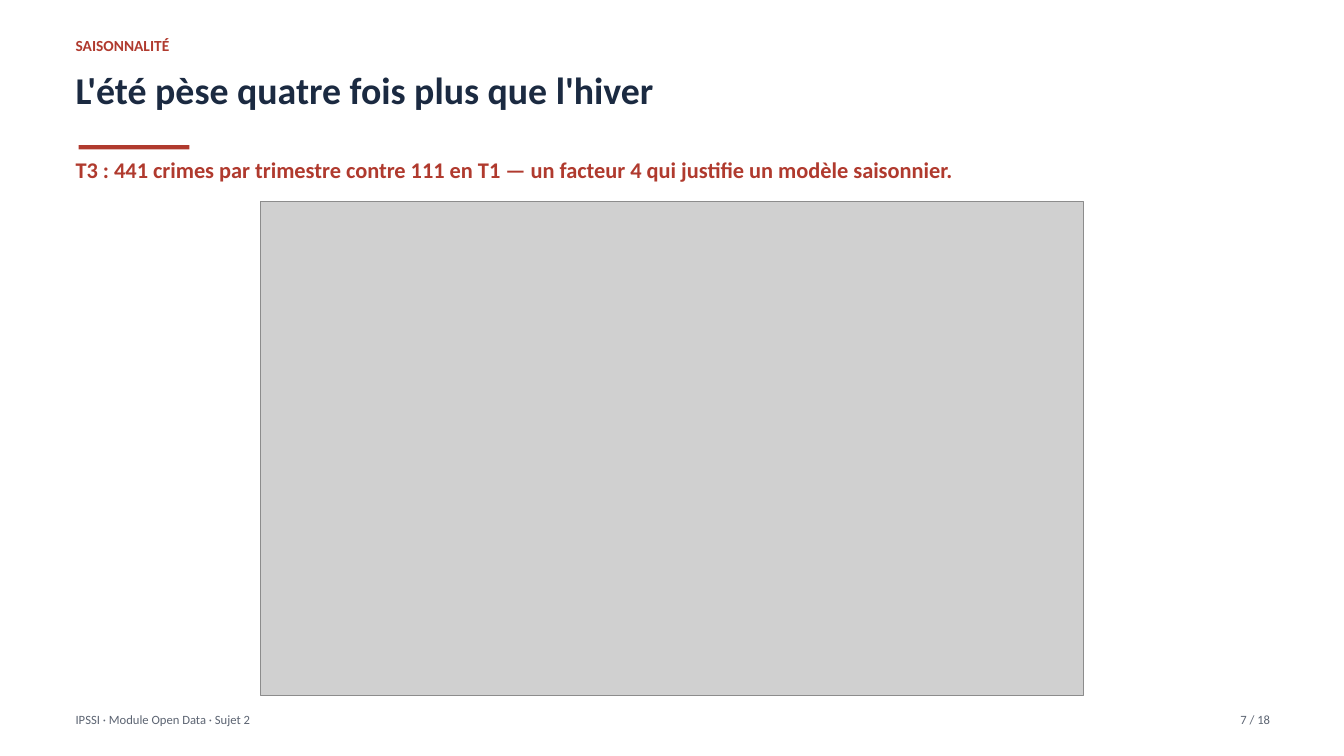
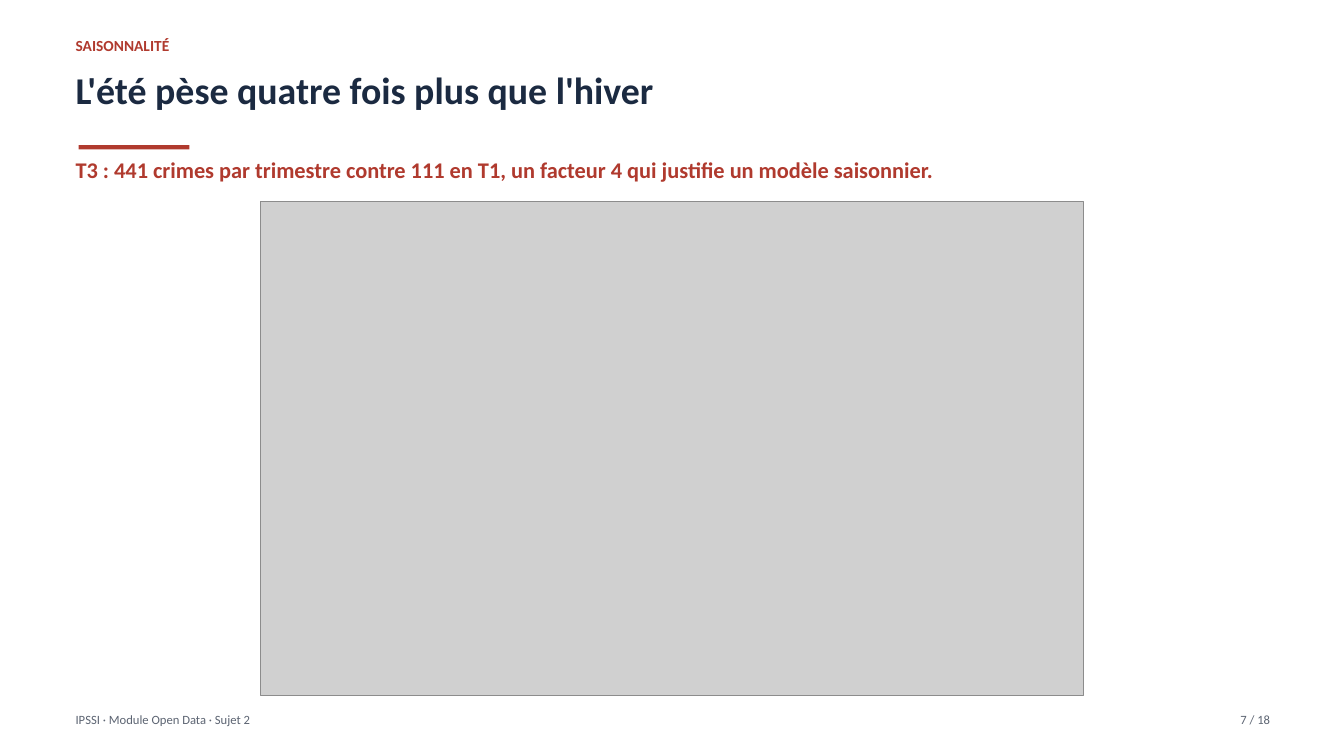
Before and after one commit to fayesarah555/NYC-Crime, a slide deck: slide 7 of presentation/nyc_crime_deck.pptx. Drawn at 1344x756 pixels with LibreOffice and Linux fonts; fonts in the diff are those of the drawing; grey boxes stand for pictures. Boxes give left, top, right and bottom in pixels: in the first picture for what was removed or moved away, otherwise in the second. Text is boxed around its words. In the diff, an @@ line names an element or a change of style, - is before the commit and + after.

```diff
--- a/presentation/nyc_crime_deck.pptx
+++ b/presentation/nyc_crime_deck.pptx
@@ text at box(76, 162, 933, 182): text changed @@
-T3 : 441 crimes par trimestre contre 111 en T1 — un facteur 4 qui justifie un modèle saisonnier.
+T3 : 441 crimes par trimestre contre 111 en T1, un facteur 4 qui justifie un modèle saisonnier.
```
Also in this commit, not shown: 4 other slides changed, 13 other files.
